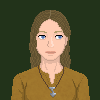
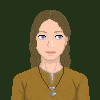
Two versions of the same layered image (100x100). Layer-by-layer changes:
painted on "necklace" over [38, 51, 64, 88]
painted on "Background" over [39, 10, 63, 84]
